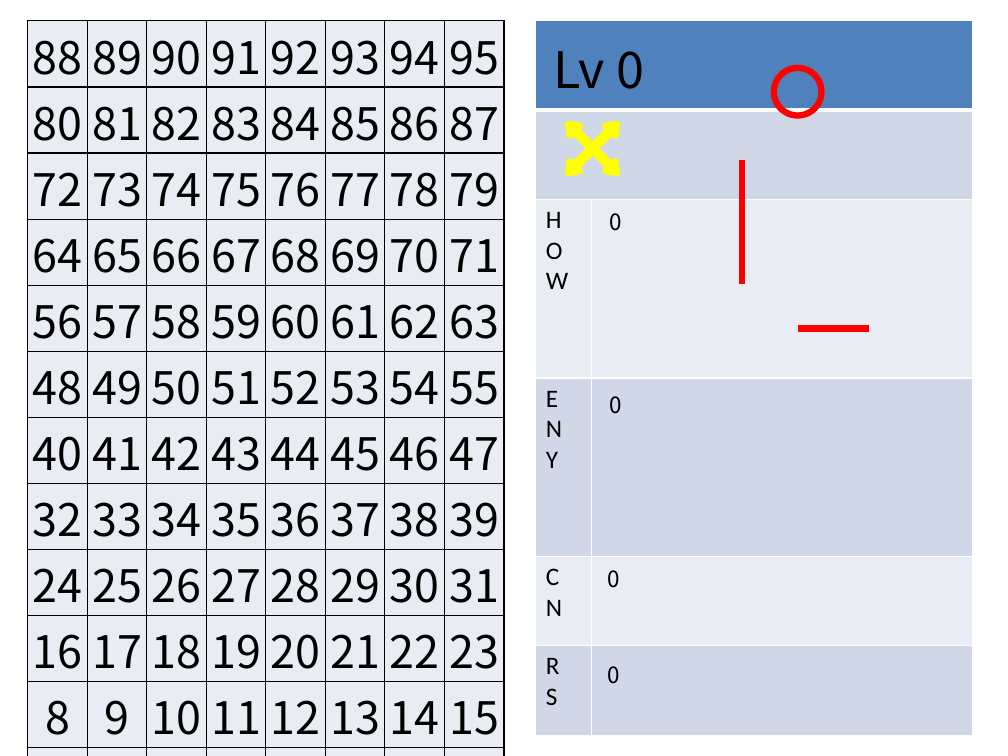
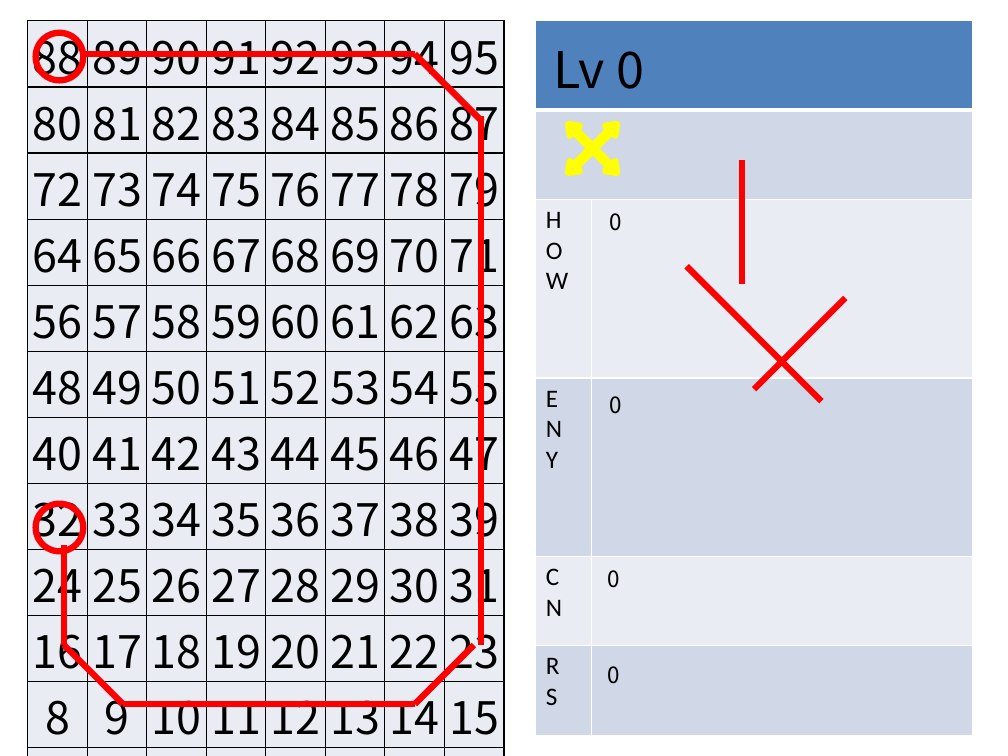
Before and after one commit to Crasader/ColorDefence, a slide deck: slide 69 of LEVELS.pptx (slide 70 before the commit). Drawn at 1008x756 pixels with LibreOffice and Linux fonts; fonts in the diff are those of the drawing. Boxes give left, top, right and bottom in pixels: in the first picture for what was removed or moved away, otherwise in the second. Text is boxed around its words. In the diff, an @@ line names an element or a change of style, - is before the commit and + after.

```diff
--- a/LEVELS.pptx
+++ b/LEVELS.pptx
@@ ellipse: place and size @@
-ellipse at (774, 68, 822, 115)
+ellipse at (35, 33, 83, 81)
@@ line added from (84, 54) to (415, 54), #FF0000 4.5 pt @@
@@ line added from (415, 54) to (482, 122), #FF0000 4.5 pt @@
@@ line added from (481, 116) to (481, 645), #FF0000 4.5 pt @@
@@ line added from (686, 266) to (822, 401), #FF0000 4.5 pt @@
@@ line added from (754, 389) to (846, 298), #FF0000 4.5 pt @@
@@ ellipse added at (35, 504, 83, 551), outline #FF0000 4.5 pt @@
@@ line added from (64, 544) to (64, 645), #FF0000 4.5 pt @@
@@ line added from (64, 645) to (123, 704), #FF0000 4.5 pt @@
@@ line added from (415, 704) to (474, 645), #FF0000 4.5 pt @@
@@ line moved from (797, 329) - (869, 329) to (123, 704) - (415, 704) @@
```
Also in this commit, not shown: 6 other slides changed, 21 slides added, 3 other files.
